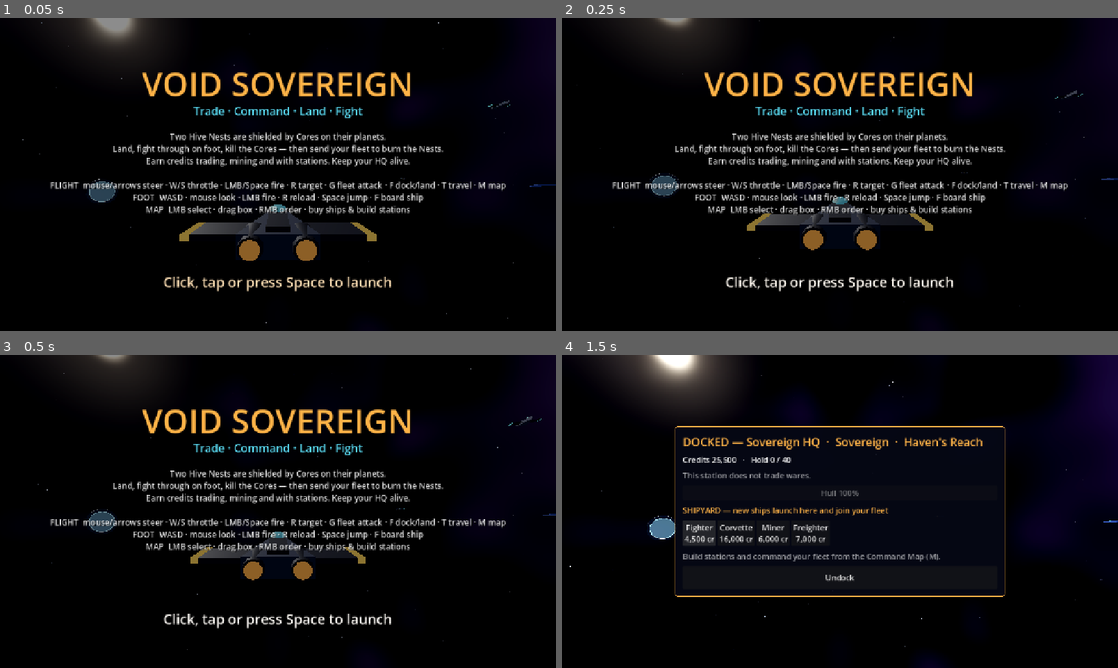
Above: before the commit, frames 1-4 (two rows, left to right).
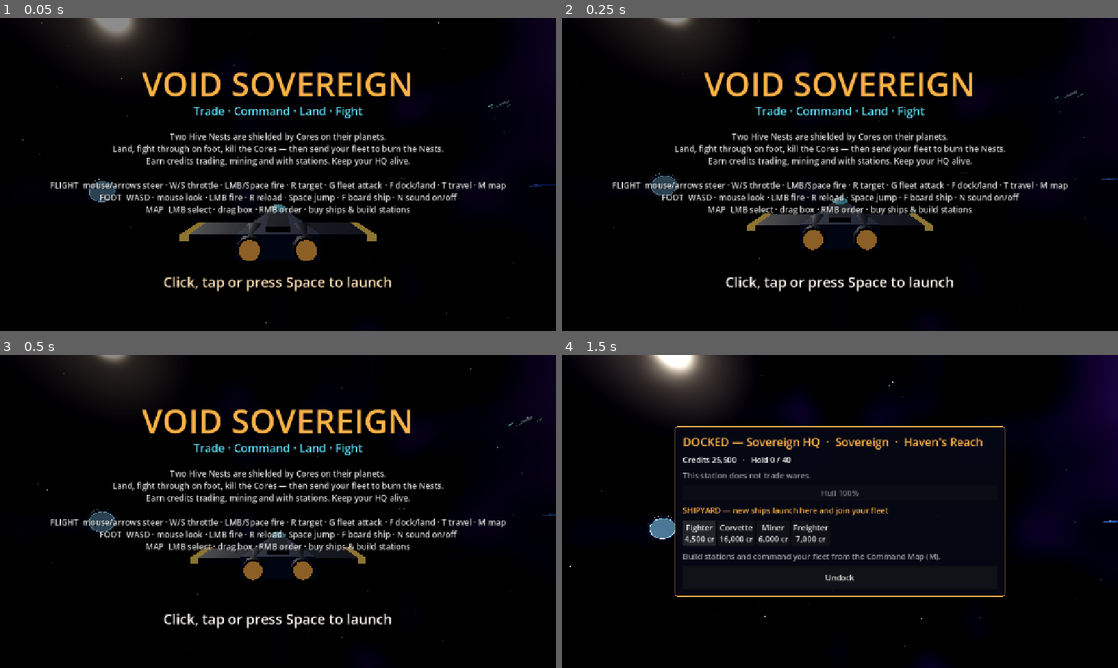
Above: after the commit, the same moments.

Repository: iladin/godot-web-games
Game: Godot game, scene res://scenes/main.tscn
The game is run twice, just before and just after one commit, with the same random seed, the same clock (stepped at 60 frames per second) and the same inputs.
Inputs (mouse positions are in pixels of both pictures, inside the frame that each line leads up to):
- Up to frame 1 (0.05 s): no input
- Up to frame 2 (0.25 s): no input
- Up to frame 3 (0.5 s): no input
- Up to frame 4 (1.5 s): tap Enter (ui_accept) at 0.5, 0.77 s; move the mouse to (962, 495) at 0.52 s; hold Up (pitch_up) 0.53-1.25 s; hold Shift (boost) 0.53-1.25 s; tap F (act) at 0.6 s; click (962, 495) at 0.67 s; click "Fighter 4,500 cr" at 1.25 s

The runs differ from the first frame. In frame 1, 0.9% of the frame differs, in the area x 18-83%, y 56-60%; in frame 2, 0.9%; in frame 3, 0.9%; in frame 4, nothing differs.

Commit message:
studio(S0005): VS-003 Procedural sound effects (web-safe)
Six SFX synthesised into AudioStreamWAV at startup (scripts/audio/sfx.gd),
gated on first input, N/SND mute, per-shot pitch jitter. QA PASS.
Adds VS-012 (audio/touch follow-ups); HANDOVER/LOG/state updated.

Co-Authored-By: Claude Opus 5.5 <noreply@anthropic.com>
Claude-Session: https://claude.ai/code/session_01EWzdGz23Ped8BzwnouYxeU

Diff:
--- a/games/void-sovereign/game.json
+++ b/games/void-sovereign/game.json
@@ -1,6 +1,6 @@
 {
   "title": "Void Sovereign",
   "tagline": "Trade, command fleets and land on Hive worlds to fight on foot — a pocket X4.",
-  "controls": "Mouse/arrows steer · W/S throttle · LMB fire · F dock/land · M command map · touch sticks supported",
+  "controls": "Mouse/arrows steer · W/S throttle · LMB fire · F dock/land · M command map · N mute · touch sticks supported",
   "accent": "#ffb347"
 }
--- /dev/null
+++ b/games/void-sovereign/scripts/audio/sfx.gd
@@ -0,0 +1,202 @@
+class_name Sfx
+extends Node
+## Procedural sound effects. Every sound is synthesised once into an AudioStreamWAV
+## (22050 Hz, mono, 16-bit) — no AudioStreamGenerator, no asset files. Owned by main.gd.
+## Browser autoplay rule: nothing plays until the first key / click / tap (`unlock()`).
+## Mute: N key or the SND touch button (main.gd polls the touch button).
+
+const MIX_RATE := 22050
+const POOL_SIZE := 10
+const MASTER_DB := -6.0
+const VOLUME_DB: Dictionary = {
+	"laser": -10.0, "rifle": -7.0, "hit": -9.0, "explosion": -2.0, "gate": -4.0, "click": -12.0,
+}
+const PITCH_JITTER := 0.08          # +-8 % random pitch per play
+const MIN_INTERVAL := 0.045         # same sound re-triggered faster than this is skipped (twin guns)
+const NAMES: Array[String] = ["laser", "rifle", "hit", "explosion", "gate", "click"]
+const MUTE_KEY := KEY_N
+
+signal mute_changed(is_muted: bool)
+
+var streams: Dictionary = {}        # name -> AudioStreamWAV
+var unlocked: bool = false          # becomes true on the first user input
+var muted: bool = false
+var played: int = 0                 # plays that passed the gate (tests read this)
+var blocked: int = 0                # plays refused because audio is still locked
+var _pool: Array[AudioStreamPlayer] = []
+var _next: int = 0
+var _last: Dictionary = {}          # name -> ticks msec
+var _rng := RandomNumberGenerator.new()   # own RNG: never disturbs the sim's global randomness
+
+
+func _ready() -> void:
+	process_mode = Node.PROCESS_MODE_ALWAYS
+	if not InputMap.has_action("mute"):
+		InputMap.add_action("mute")
+		var ev := InputEventKey.new()
+		ev.physical_keycode = MUTE_KEY
+		InputMap.action_add_event("mute", ev)
+	if streams.is_empty():
+		streams = generate_all()
+	for i in POOL_SIZE:
+		var p := AudioStreamPlayer.new()
+		add_child(p)
+		_pool.append(p)
+
+
+func _input(event: InputEvent) -> void:
+	var gesture := (event is InputEventKey and (event as InputEventKey).pressed) \
+		or (event is InputEventMouseButton and (event as InputEventMouseButton).pressed) \
+		or (event is InputEventScreenTouch and (event as InputEventScreenTouch).pressed)
+	if gesture:
+		unlock()
+	if event.is_action_pressed("mute"):
+		toggle_mute()
+
+
+func unlock() -> void:
+	unlocked = true
+
+
+func toggle_mute() -> void:
+	unlock()
+	muted = not muted
+	mute_changed.emit(muted)
+	if muted:
+		for p: AudioStreamPlayer in _pool:
+			p.stop()
+	else:
+		play("click")
+
+
+## Returns true when the sound passed the autoplay/mute gate.
+func play(sound: String, gain_db: float = 0.0) -> bool:
+	if not unlocked:
+		blocked += 1
+		return false
+	if muted or not streams.has(sound):
+		return false
+	var now := Time.get_ticks_msec()
+	if _last.has(sound) and now - int(_last[sound]) < int(MIN_INTERVAL * 1000.0):
+		return false
+	_last[sound] = now
+	played += 1
+	if not is_inside_tree() or _pool.is_empty():
+		return true
+	var p := _pool[_next]
+	_next = (_next + 1) % _pool.size()
+	p.stream = streams[sound]
+	p.volume_db = MASTER_DB + float(VOLUME_DB.get(sound, 0.0)) + gain_db
+	p.pitch_scale = 1.0 + _rng.randf_range(-PITCH_JITTER, PITCH_JITTER)
+	p.play()
+	return true
+
+
+# --- Synthesis -------------------------------------------------------------------------------
+static func generate_all() -> Dictionary:
+	var rng := RandomNumberGenerator.new()
+	rng.seed = 1337
+	var out: Dictionary = {}
+	out["laser"] = _laser()
+	out["rifle"] = _rifle(rng)
+	out["hit"] = _hit(rng)
+	out["explosion"] = _explosion(rng)
+	out["gate"] = _gate()
+	out["click"] = _click()
+	return out
+
+
+static func _wav(samples: PackedFloat32Array) -> AudioStreamWAV:
+	var data := PackedByteArray()
+	data.resize(samples.size() * 2)
+	for i in samples.size():
+		data.encode_s16(i * 2, int(clampf(samples[i], -1.0, 1.0) * 32767.0))
+	var w := AudioStreamWAV.new()
+	w.format = AudioStreamWAV.FORMAT_16_BITS
+	w.mix_rate = MIX_RATE
+	w.stereo = false
+	w.data = data
+	return w
+
+
+static func _buf(seconds: float) -> PackedFloat32Array:
+	var s := PackedFloat32Array()
+	s.resize(int(seconds * MIX_RATE))
+	return s
+
+
+## Space laser: square-ish wave sweeping 1400 -> 300 Hz with a fast decay.
+static func _laser() -> AudioStreamWAV:
+	var s := _buf(0.13)
+	var phase := 0.0
+	var n := s.size()
+	for i in n:
+		var t := float(i) / n
+		phase += lerpf(1400.0, 300.0, t) / MIX_RATE
+		var v := 1.0 if fmod(phase, 1.0) < 0.5 else -1.0
+		s[i] = v * 0.45 * pow(1.0 - t, 2.0)
+	return _wav(s)
+
+
+## Surface rifle: noise crack + low thump.
+static func _rifle(rng: RandomNumberGenerator) -> AudioStreamWAV:
+	var s := _buf(0.14)
+	var n := s.size()
+	var lp := 0.0
+	for i in n:
+		var t := float(i) / n
+		lp = lerpf(lp, rng.randf_range(-1.0, 1.0), 0.55)
+		var thump := sin(TAU * lerpf(160.0, 60.0, t) * float(i) / MIX_RATE)
+		s[i] = (lp * 0.8 * exp(-t * 14.0) + thump * 0.6 * exp(-t * 7.0))
+	return _wav(s)
+
+
+## Hit marker: short bright tick.
+static func _hit(rng: RandomNumberGenerator) -> AudioStreamWAV:
+	var s := _buf(0.06)
+	var n := s.size()
+	for i in n:
+		var t := float(i) / n
+		s[i] = (sin(TAU * 2200.0 * float(i) / MIX_RATE) * 0.5 + rng.randf_range(-0.3, 0.3)) * (1.0 - t)
+	return _wav(s)
+
+
+## Explosion: low-passed noise with a falling cutoff and long tail.
+static func _explosion(rng: RandomNumberGenerator) -> AudioStreamWAV:
+	var s := _buf(0.7)
+	var n := s.size()
+	var lp := 0.0
+	var lp2 := 0.0
+	for i in n:
+		var t := float(i) / n
+		var k := lerpf(0.35, 0.03, t)
+		lp = lerpf(lp, rng.randf_range(-1.0, 1.0), k)
+		lp2 = lerpf(lp2, lp, k)
+		var env := minf(1.0, t * 60.0) * pow(1.0 - t, 1.6)
+		s[i] = lp2 * 3.2 * env
+	return _wav(s)
+
+
+## Gate jump: rising whoosh (sine sweep + filtered noise swell).
+static func _gate() -> AudioStreamWAV:
+	var s := _buf(0.55)
+	var n := s.size()
+	var phase := 0.0
+	var phase2 := 0.0
+	for i in n:
+		var t := float(i) / n
+		phase += lerpf(180.0, 900.0, t * t) / MIX_RATE
+		phase2 += lerpf(183.0, 912.0, t * t) / MIX_RATE
+		var env := sin(PI * t)
+		s[i] = (sin(TAU * phase) + sin(TAU * phase2)) * 0.3 * env
+	return _wav(s)
+
+
+## UI click: tiny 1 kHz blip.
+static func _click() -> AudioStreamWAV:
+	var s := _buf(0.035)
+	var n := s.size()
+	for i in n:
+		var t := float(i) / n
+		s[i] = sin(TAU * 1000.0 * float(i) / MIX_RATE) * 0.5 * (1.0 - t) * (1.0 - t)
+	return _wav(s)
--- a/games/void-sovereign/scripts/main.gd
+++ b/games/void-sovereign/scripts/main.gd
@@ -34,6 +34,7 @@
 var shot_mode: String = ""
 var shot_file: String = ""
 var driver: TestDriver
+var sfx: Sfx
 
 
 func _ready() -> void:
@@ -46,6 +47,9 @@
 			shot_file = a.trim_prefix("--shotfile=")
 	autoplay = "--autoplay" in OS.get_cmdline_user_args() or shot_mode != ""
 	driver = TestDriver.new(self)
+	sfx = Sfx.new()
+	add_child(sfx)
+	sfx.mute_changed.connect(func(m: bool) -> void: u.message.emit("Sound off (N)" if m else "Sound on", Color("8fd8ff")))
 	_build_ui()
 	_new_world()
 	if autoplay:
@@ -108,7 +112,8 @@
 	space.spawn_player()
 	space.dock_requested.connect(_on_dock)
 	space.land_requested.connect(_on_land)
-	space.player_hit_something.connect(func() -> void: hud.hit())
+	space.player_hit_something.connect(func() -> void: hud.hit(); sfx.play("hit"))
+	space.sfx.connect(func(n: String) -> void: sfx.play(n))
 	space.player_damaged.connect(func(a: float) -> void: hud.damaged(a))
 	u.player_died.connect(func() -> void: respawn_t = RESPAWN_DELAY)
 	u.finished.connect(_on_finished)
@@ -132,6 +137,7 @@
 	state = State.PLAYING
 	state_time = 0.0
 	overlay.screen = "none"
+	sfx.play("click")
 	_set_mode("flight")
 	u.message.emit("Welcome, Sovereign. Kill the Hive Cores, then the Nests. M = command map", Color("ffb347"))
 
@@ -179,6 +185,8 @@
 func _set_mode(m: String) -> void:
 	var prev := mode
 	mode = m
+	if m != prev and (m == "map" or m == "dock" or prev == "map" or prev == "dock"):
+		sfx.play("click")
 	map.visible = m == "map"
 	dock.visible = m == "dock"
 	if prev == "dock" and m != "dock" and docked_at:
@@ -211,7 +219,8 @@
 	surface.setup(u, touch, sector_idx)
 	surface.takeoff_requested.connect(_leave_surface.bind(false))
 	surface.player_died.connect(func() -> void: _leave_surface.call_deferred(true))
-	surface.hit_something.connect(func() -> void: hud.hit())
+	surface.hit_something.connect(func() -> void: hud.hit(); sfx.play("hit"))
+	surface.sfx.connect(func(n: String) -> void: sfx.play(n))
 	surface.player_damaged.connect(func(a: float) -> void: hud.damaged(a))
 	hud.surface = surface
 	_set_mode("surface")
@@ -287,6 +296,8 @@
 	# Touch MAP button is polled (it doesn't produce an InputEvent action).
 	if state == State.PLAYING and mode == "flight" and touch.pressed("map"):
 		_set_mode("map")
+	if touch.pressed("mute"):
+		sfx.toggle_mute()
 
 
 func _pause() -> void:
--- a/games/void-sovereign/scripts/selftest.gd
+++ b/games/void-sovereign/scripts/selftest.gd
@@ -115,6 +115,7 @@
 	u.director = null  # break the ref cycle so nothing leaks at exit
 
 	_test_ai_journeys()
+	_test_sfx()
 	print("SELFTEST OK")
 	quit()
 
@@ -179,3 +180,28 @@
 	assert(u.credits > credits0, "player miner's ore sale earns credits")
 	print("journeys: trade plan %s x%d profit %.0f, travel %d jumps in %.0f/%.0f s, miner sold ore in %.0f/%.0f s" % [pware, int(plan["qty"]), float(plan["profit"]), jumps, travel_t, travel_bound, t, mine_bound])
 	u.director = null
+
+
+## Procedural audio: every stream is generated and non-empty; nothing plays before input; mute works.
+func _test_sfx() -> void:
+	var t0 := Time.get_ticks_msec()
+	var streams := Sfx.generate_all()
+	var gen_ms := Time.get_ticks_msec() - t0
+	for n: String in Sfx.NAMES:
+		assert(streams.has(n), "sfx stream generated: %s" % n)
+		var w := streams[n] as AudioStreamWAV
+		assert(w != null and w.data.size() > 400, "sfx stream non-empty: %s" % n)
+		assert(w.format == AudioStreamWAV.FORMAT_16_BITS and w.mix_rate == Sfx.MIX_RATE and not w.stereo)
+		assert(Sfx.VOLUME_DB.has(n), "volume constant for %s" % n)
+	var s := Sfx.new()
+	s.streams = streams
+	assert(not s.play("laser"), "audio is gated until the first input")
+	assert(s.blocked == 1 and s.played == 0)
+	s.unlock()
+	assert(s.play("laser"), "audio plays after the first input")
+	s.toggle_mute()
+	assert(not s.play("explosion"), "muted audio does not play")
+	s.toggle_mute()
+	assert(s.play("hit"))
+	print("sfx: %d streams generated in %d ms" % [streams.size(), gen_ms])
+	s.free()
--- a/games/void-sovereign/scripts/space/space_view.gd
+++ b/games/void-sovereign/scripts/space/space_view.gd
@@ -8,6 +8,7 @@
 signal sector_entered(sector_idx: int)
 signal player_hit_something()
 signal player_damaged(amount: float)
+signal sfx(sound: String)
 
 const BOLT_SPEED := 2600.0
 const BOLT_LIFE := 1.1
@@ -19,6 +20,7 @@
 const GATE_TRIGGER := 95.0
 const DUST_COUNT := 160
 const DUST_BOX := 300.0
+const EXPLOSION_HEAR_RANGE := 2500.0
 
 var u: Universe
 var touch: TouchControls
@@ -279,6 +281,7 @@
 			u.player_ship.pos = player.position
 			cam.global_transform = player.global_transform.translated_local(CAM_OFFSET)
 			shake = 0.6
+			sfx.emit("gate")
 			u.message.emit("Entered %s" % u.sectors[to].name, Color("8fd8ff"))
 			return
 
@@ -354,6 +357,7 @@
 # --- Weapons + FX ------------------------------------------------------------------------------
 func _on_player_fired(origin: Vector3, dir: Vector3) -> void:
 	_spawn_bolt(origin, dir * BOLT_SPEED + player.vel, Defs.faction_color(Defs.Faction.PLAYER), true, BOLT_LIFE)
+	sfx.emit("laser")
 
 
 func _spawn_bolt(origin: Vector3, v: Vector3, col: Color, is_player: bool, life: float) -> void:
@@ -425,6 +429,8 @@
 		return
 	var size := ent.radius * (2.5 if ent.is_station else 3.0)
 	explode(ent.pos, size, Defs.faction_color(ent.faction))
+	if player and ent.pos.distance_to(player.position) < EXPLOSION_HEAR_RANGE:
+		sfx.emit("explosion")
 	if player and ent.pos.distance_to(player.position) < 900.0:
 		shake = minf(shake + 0.4, 1.2)
 	if ent.id == target_id:
--- a/games/void-sovereign/scripts/surface/surface_view.gd
+++ b/games/void-sovereign/scripts/surface/surface_view.gd
@@ -8,6 +8,7 @@
 signal core_killed()
 signal hit_something()
 signal player_damaged(amount: float)
+signal sfx(sound: String)
 
 const GRID := 72
 const SPACING := 7.0
@@ -463,6 +464,7 @@
 			best_t = t
 			best = f
 	var impact := origin + dir * best_t
+	sfx.emit("rifle")
 	_tracer(fps.flash.global_position, impact)
 	if best:
 		if best.kind == "core" and pylons_left() > 0:
@@ -479,6 +481,7 @@
 
 func _kill(f: Foe) -> void:
 	f.alive = false
+	sfx.emit("explosion")
 	var big := f.kind == "core"
 	_explode(f.node.position, 14.0 if big else (4.0 if f.kind == "pylon" else 2.0))
 	f.node.queue_free()
--- a/games/void-sovereign/scripts/test_driver.gd
+++ b/games/void-sovereign/scripts/test_driver.gd
@@ -20,6 +20,7 @@
 		return
 	if _ap_step == 0 and t > 4.0:
 		_ap_step = 1
+		_exercise_audio()
 		g._set_mode("map")
 		g.map.selected.clear()
 		g.map._order_button("all")
@@ -37,7 +38,20 @@
 		g._on_land(0)
 	elif _ap_step == 3 and t > 14.0 and g.surface:
 		_ap_step = 4
+		print("sfx: played %d, blocked before first input %d, muted %s" % [g.sfx.played, g.sfx.blocked, g.sfx.muted])
 		g.surface.fps.take_damage(1000.0)
+
+
+func _exercise_audio() -> void:
+	# Autoplay never sends real input: everything played so far must have been blocked.
+	if g.sfx.played != 0:
+		push_error("sfx played before first input")
+	g.sfx.unlock()   # stands in for the first click/key/tap
+	for n: String in Sfx.NAMES:
+		g.sfx.play(n)
+	g.sfx.toggle_mute()
+	g.sfx.play("explosion")   # muted: dropped
+	g.sfx.toggle_mute()
 
 
 func _shot_script(t: float) -> void:
--- a/games/void-sovereign/scripts/ui/overlay.gd
+++ b/games/void-sovereign/scripts/ui/overlay.gd
@@ -47,7 +47,7 @@
 				"Earn credits trading, mining and with stations. Keep your HQ alive.",
 				"",
 				"FLIGHT  mouse/arrows steer · W/S throttle · LMB/Space fire · R target · G fleet attack · F dock/land · T travel · M map",
-				"FOOT  WASD · mouse look · LMB fire · R reload · Space jump · F board ship",
+				"FOOT  WASD · mouse look · LMB fire · R reload · Space jump · F board ship · N sound on/off",
 				"MAP  LMB select · drag box · RMB order · buy ships & build stations",
 			]
 			var y := h * 0.25 + 100
--- a/games/void-sovereign/scripts/ui/touch_controls.gd
+++ b/games/void-sovereign/scripts/ui/touch_controls.gd
@@ -25,10 +25,11 @@
 	"flight": [["fire", "FIRE", Vector2(-120, -130), 62.0], ["boost", "BOOST", Vector2(-250, -90), 0.0],
 		["thr_up", "THR+", Vector2(-110, -290), 0.0], ["thr_dn", "THR-", Vector2(-230, -230), 0.0],
 		["target", "TGT", Vector2(-360, -80), 0.0], ["act", "ACT", Vector2(-120, -420), 0.0],
-		["map", "MAP", Vector2(-80, 80), 0.0], ["travel", "TRVL", Vector2(-200, 80), 0.0]],
+		["map", "MAP", Vector2(-80, 80), 0.0], ["travel", "TRVL", Vector2(-200, 80), 0.0],
+		["mute", "SND", Vector2(-320, 80), 0.0]],
 	"surface": [["fire", "FIRE", Vector2(-120, -130), 62.0], ["jump", "JUMP", Vector2(-250, -90), 0.0],
 		["reload", "RLD", Vector2(-120, -290), 0.0], ["act", "ACT", Vector2(-260, -230), 0.0],
-		["sprint", "RUN", Vector2(-380, -80), 0.0]],
+		["sprint", "RUN", Vector2(-380, -80), 0.0], ["mute", "SND", Vector2(-80, 80), 0.0]],
 }
 
 
--- a/games/void-sovereign/studio/state.json
+++ b/games/void-sovereign/studio/state.json
@@ -5,9 +5,9 @@
     "since": "",
     "session": ""
   },
-  "session_counter": 3,
-  "last_session": "S0003",
+  "session_counter": 5,
+  "last_session": "S0005",
   "last_mode": "BUILD",
   "last_review_session": "",
-  "builds_since_review": 3
+  "builds_since_review": 4
 }
Not shown, added: games/void-sovereign/scripts/audio/sfx.gd.uid
Not shown, changed: games/void-sovereign/DESIGN.md
Not shown, changed: games/void-sovereign/HANDOVER.md
Not shown, changed: games/void-sovereign/studio/BACKLOG.md
Not shown, changed: games/void-sovereign/studio/LOG.md
